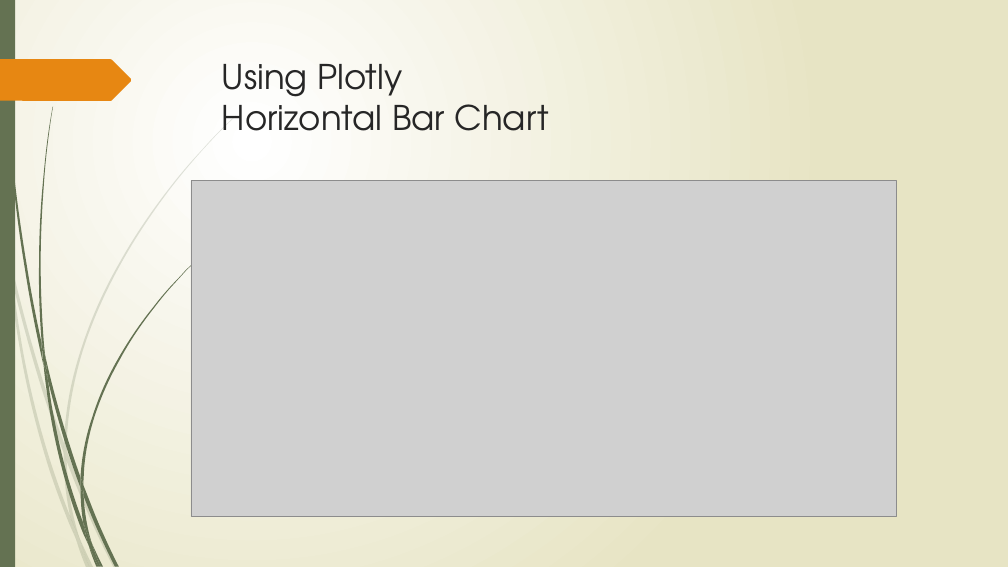
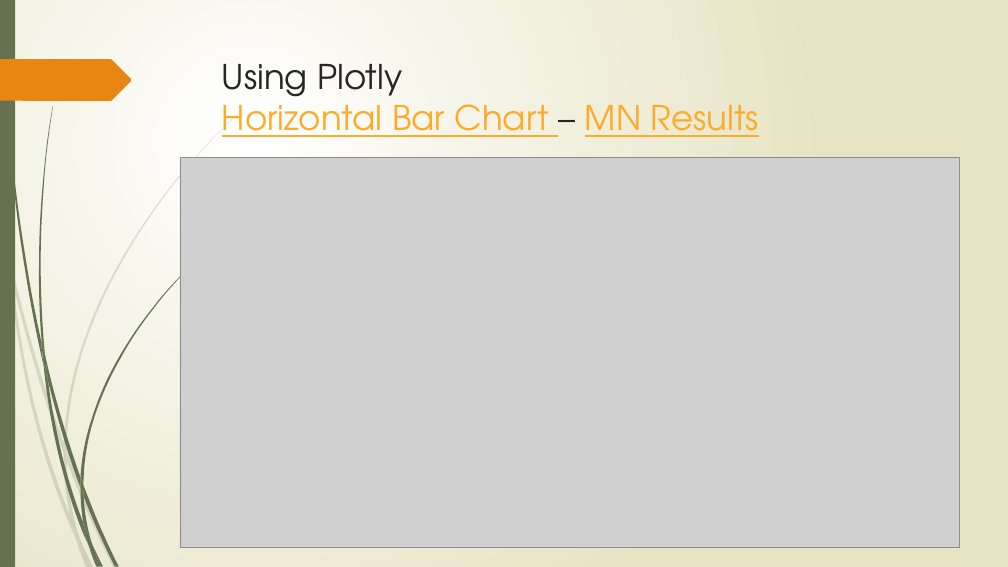
Before and after one commit to smartin25/pythonProject, a slide deck: slide 7 of Election Data Study.pptx (slide 6 before the commit). Drawn at 1008x567 pixels with LibreOffice and Linux fonts; fonts in the diff are those of the drawing; grey boxes stand for pictures. Boxes give left, top, right and bottom in pixels: in the first picture for what was removed or moved away, otherwise in the second. Text is boxed around its words. In the diff, an @@ line names an element or a change of style, - is before the commit and + after.

```diff
--- a/Election Data Study.pptx
+++ b/Election Data Study.pptx
@@ title at box(222, 64, 759, 137): text changed; text colour #262626 to #FDAB2A @@
-Using Plotly
-Horizontal Bar Chart
+Using Plotly
+Horizontal Bar Chart – MN Results
@@ picture: place and size @@
-picture at box(191, 181, 897, 517)
+picture at box(180, 157, 960, 547)
```
Also in this commit, not shown: 4 other slides changed, 5 slides added, 2 slides removed.
